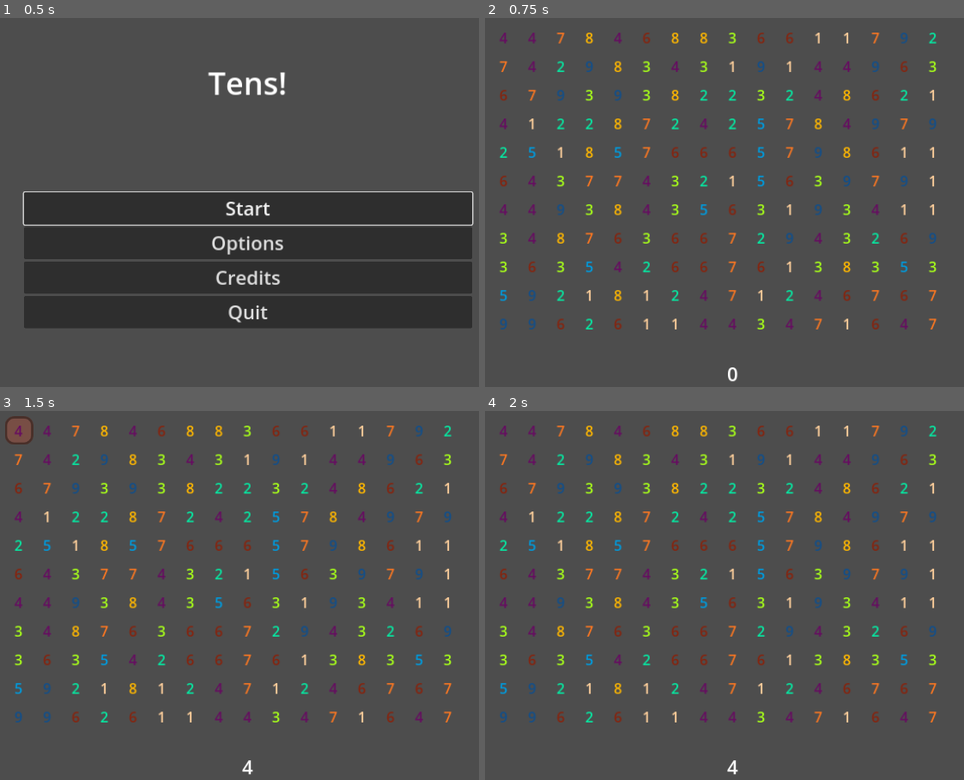
Above: before the commit, frames 1-4 (two rows, left to right).
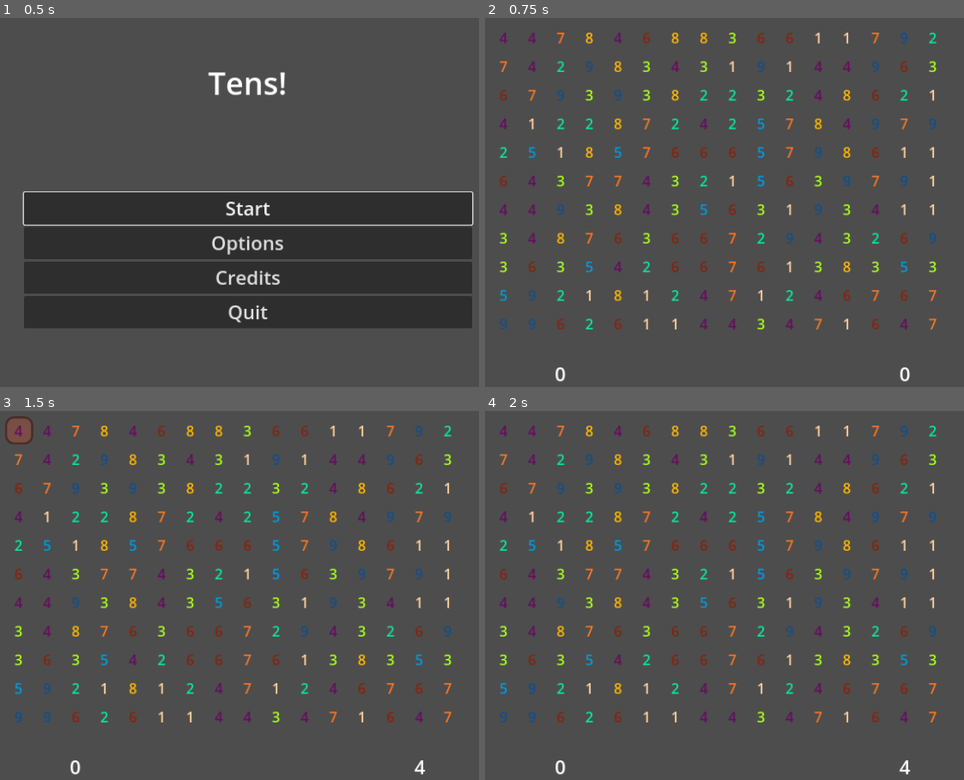
Above: after the commit, the same moments.

Repository: Yngwarr/tens
Game: Godot game, scene res://scenes/MainMenu.tscn
The game is run twice, just before and just after one commit, with the same random seed, the same clock (stepped at 60 frames per second) and the same inputs.
Inputs (mouse positions are in pixels of both pictures, inside the frame that each line leads up to):
- Up to frame 1 (0.5 s): no input
- Up to frame 2 (0.75 s): click "Start" at 0.5 s
- Up to frame 3 (1.5 s): tap Enter at 1.25 s; move the mouse to (19, 429) at 1.27 s; click (19, 429) at 1.42 s
- Up to frame 4 (2 s): no input

Frame 1 is identical in both runs. In frame 2, 0.2% of the frame differs, in the area x 14-89%, y 94-99%; in frame 3, 0.2%; in frame 4, 0.2%.

Commit message:
remove numbers and count the score

Diff:
--- a/scenes/Game.tscn
+++ b/scenes/Game.tscn
@@ -24,24 +24,36 @@
 [sub_resource type="LabelSettings" id="LabelSettings_syoim"]
 font_size = 28
 
-[node name="Game" type="Node2D" node_paths=PackedStringArray("pause_ctl", "pause_menu", "highlight", "grid", "sum_label")]
+[node name="Game" type="Node2D" node_paths=PackedStringArray("pause_ctl", "pause_menu", "highlight", "grid", "sum_label", "score_label")]
 script = ExtResource("1_wmfvw")
 pause_ctl = NodePath("Pause")
 pause_menu = NodePath("PauseMenu")
 highlight = NodePath("Highlight")
 grid = NodePath("Grid")
-sum_label = NodePath("HUD/Sum")
+sum_label = NodePath("HUD/HBoxContainer/Sum")
+score_label = NodePath("HUD/HBoxContainer/Score")
 
 [node name="HUD" type="CanvasLayer" parent="."]
 
-[node name="Sum" type="Label" parent="HUD"]
+[node name="HBoxContainer" type="HBoxContainer" parent="HUD"]
 anchors_preset = 12
 anchor_top = 1.0
 anchor_right = 1.0
 anchor_bottom = 1.0
-offset_top = -23.0
+offset_top = -45.0
 grow_horizontal = 2
 grow_vertical = 0
+
+[node name="Score" type="Label" parent="HUD/HBoxContainer"]
+layout_mode = 2
+size_flags_horizontal = 3
+theme_override_font_sizes/font_size = 32
+text = "0"
+horizontal_alignment = 1
+
+[node name="Sum" type="Label" parent="HUD/HBoxContainer"]
+layout_mode = 2
+size_flags_horizontal = 3
 theme_override_font_sizes/font_size = 32
 text = "0"
 horizontal_alignment = 1
--- a/scenes/NumberCell.tscn
+++ b/scenes/NumberCell.tscn
@@ -5,13 +5,15 @@
 [sub_resource type="RectangleShape2D" id="RectangleShape2D_7bdmo"]
 size = Vector2(48, 48)
 
-[node name="NumberCell" type="Node2D" node_paths=PackedStringArray("label", "area")]
+[node name="NumberCell" type="Node2D" node_paths=PackedStringArray("label", "area", "view")]
 script = ExtResource("1_4guiy")
-label = NodePath("Label")
+label = NodePath("View/Label")
 area = NodePath("Area2D")
-upper_limit = null
+view = NodePath("View")
 
-[node name="Label" type="Label" parent="."]
+[node name="View" type="Node2D" parent="."]
+
+[node name="Label" type="Label" parent="View"]
 offset_left = -17.0
 offset_top = -17.0
 offset_right = 15.0
--- a/src/Game.gd
+++ b/src/Game.gd
@@ -6,12 +6,16 @@
 ## you.
 
 static var CELL_SIZE := 48
+static var TARGET_SUM := 10
 
 @export var pause_ctl: Pause
 @export var pause_menu: PauseMenu
 @export var highlight: Highlight
 @export var grid: Grid
 @export var sum_label: Label
+@export var score_label: Label
+
+var score: int = 0
 
 func _ready() -> void:
 	pause_menu.modal_open.connect(pause_ctl.drop_next)
@@ -24,8 +28,16 @@
 func update_sum(value: int) -> void:
 	sum_label.text = str(value)
 
+func update_score(value: int) -> void:
+	score = value
+	score_label.text = str(score)
+
 func on_grabbed() -> void:
 	highlight.toggle(true)
 
 func on_released() -> void:
 	highlight.toggle(false)
+
+	if highlight.sum == TARGET_SUM:
+		var amount_removed = highlight.clear()
+		update_score(score + amount_removed - 1)
--- a/src/Highlight.gd
+++ b/src/Highlight.gd
@@ -27,3 +27,19 @@
 
 func toggle(on: bool) -> void:
     visible = on
+
+func clear() -> int:
+    var amount: int = 0
+
+    for a in area.get_overlapping_areas():
+        var parent = a.get_parent()
+
+        if not parent is NumberCell:
+            continue
+        if parent.value == 0:
+            continue
+
+        parent.remove()
+        amount += 1
+
+    return amount
--- a/src/Number.gd
+++ b/src/Number.gd
@@ -6,8 +6,9 @@
 
 @export var label: Label
 @export var area: Area2D
-@export var upper_limit: int = 9
+@export var view: Node2D
 
+var upper_limit: int = Game.TARGET_SUM - 1
 var value: int
 
 func _ready() -> void:
@@ -33,3 +34,7 @@
 
 func on_moved() -> void:
 	moved_to.emit(self)
+
+func remove() -> void:
+	view.visible = false
+	value = 0
